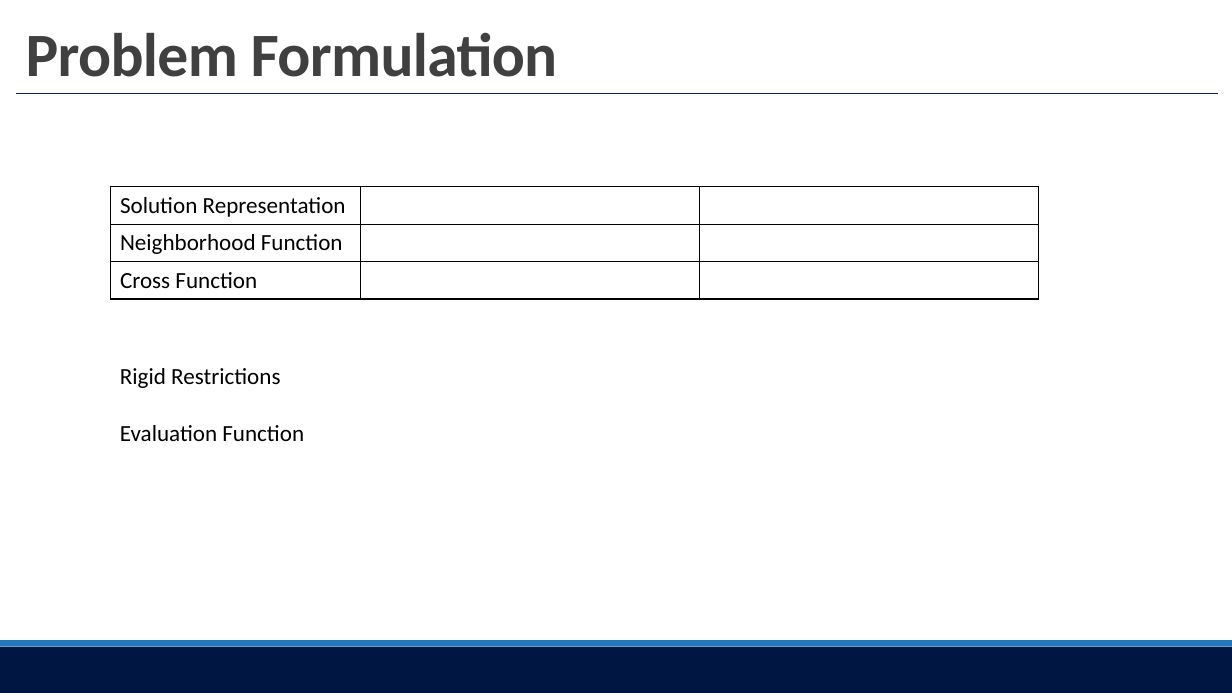
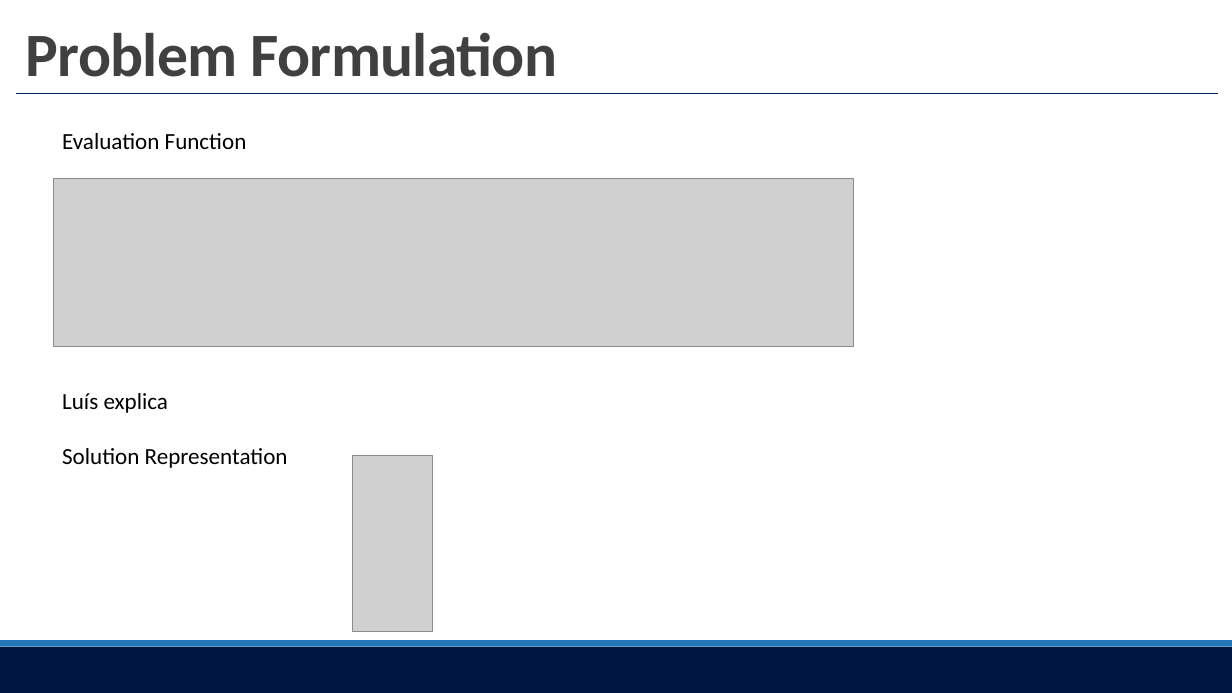
Before and after one commit to motapinto/feup-IART, a slide deck: slide 4 of Projects/P1/doc/IART01.pptx. Drawn at 1232x693 pixels with LibreOffice and Linux fonts; fonts in the diff are those of the drawing; grey boxes stand for pictures. Boxes give left, top, right and bottom in pixels: in the first picture for what was removed or moved away, otherwise in the second. Text is boxed around its words. In the diff, an @@ line names an element or a change of style, - is before the commit and + after.

```diff
--- a/Projects/P1/doc/IART01.pptx
+++ b/Projects/P1/doc/IART01.pptx
@@ text "Evaluation Function": place and size @@
-text "Evaluation Function" at [120, 425, 304, 441]
+text "Evaluation Function" at [62, 133, 247, 149]
@@ picture added at [53, 178, 853, 347] @@
@@ table removed at [111, 187, 1040, 299], 3 rows, 3 columns @@
-Solution Representation |  | 
-Neighborhood Function |  | 
-Cross Function |  | 
@@ text removed at [120, 368, 280, 388] @@
-Rigid Restrictions
@@ text added at [62, 393, 168, 413], 18 pt, text #000000 @@
+Luís explica
@@ text added at [62, 448, 288, 468], 18 pt, text #000000 @@
+Solution Representation
@@ picture added at [352, 456, 433, 632] @@
```
Also in this commit, not shown: 1 slide added.
